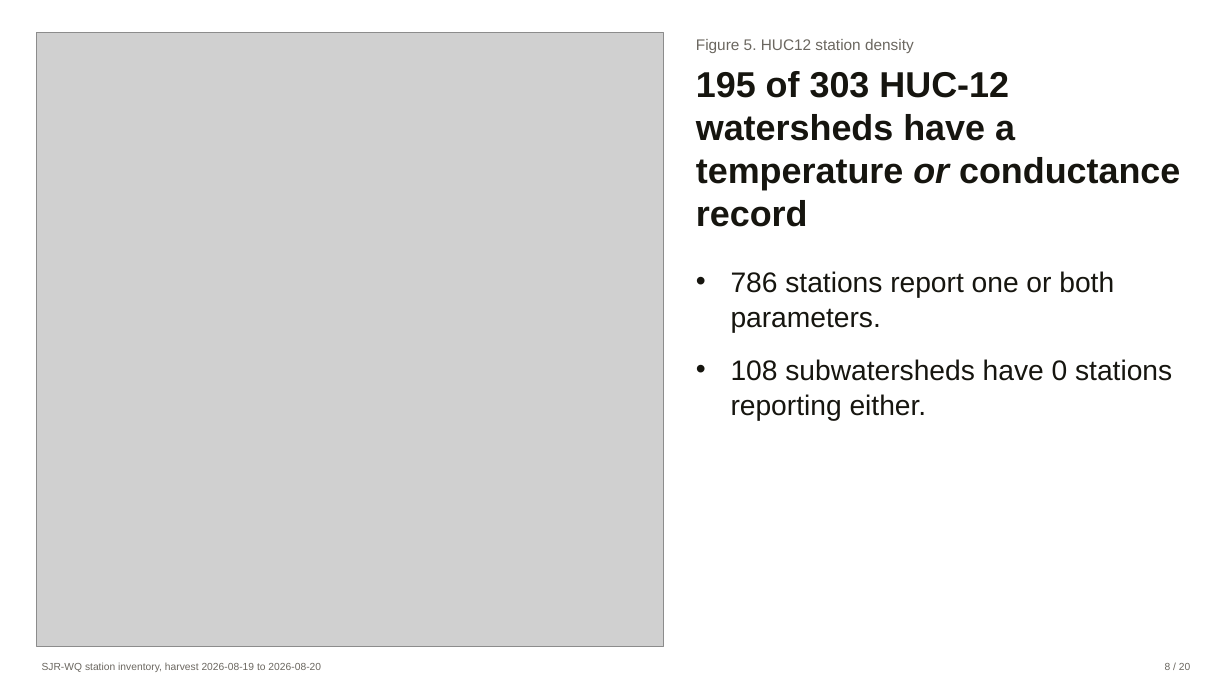
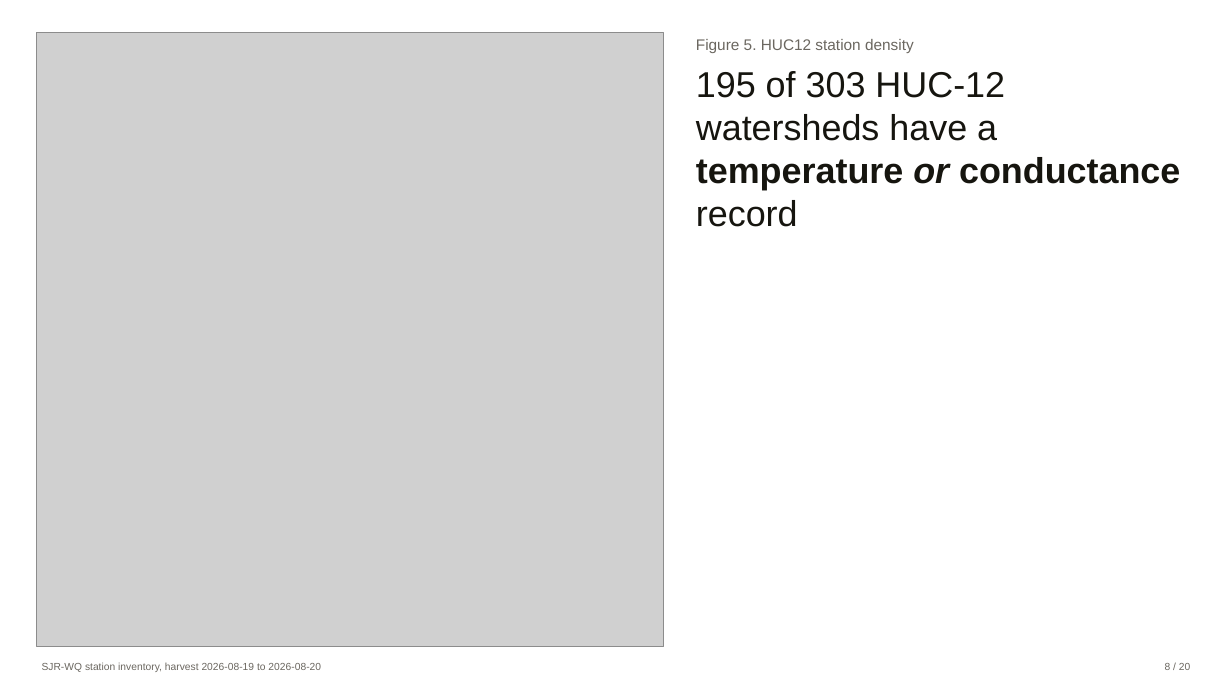
Before and after one commit to wyattarnold/SJR-WQ, a slide deck: slide 8 of docs/SJR-WQ.pptx. Drawn at 1232x693 pixels with LibreOffice and Linux fonts; fonts in the diff are those of the drawing; grey boxes stand for pictures. Boxes give left, top, right and bottom in pixels: in the first picture for what was removed or moved away, otherwise in the second. Text is boxed around its words. In the diff, an @@ line names an element or a change of style, - is before the commit and + after.

```diff
--- a/docs/SJR-WQ.pptx
+++ b/docs/SJR-WQ.pptx
@@ text at [696,71,1180,227]: bold off in "195 of 303 HUC-12 watersheds have a ..." @@
@@ text at [731,271,1172,421]: paragraphs removed @@
-• 786 stations report one or both parameters.
-• 108 subwatersheds have 0 stations reporting either.
```
Also in this commit, not shown: 8 other slides changed.
